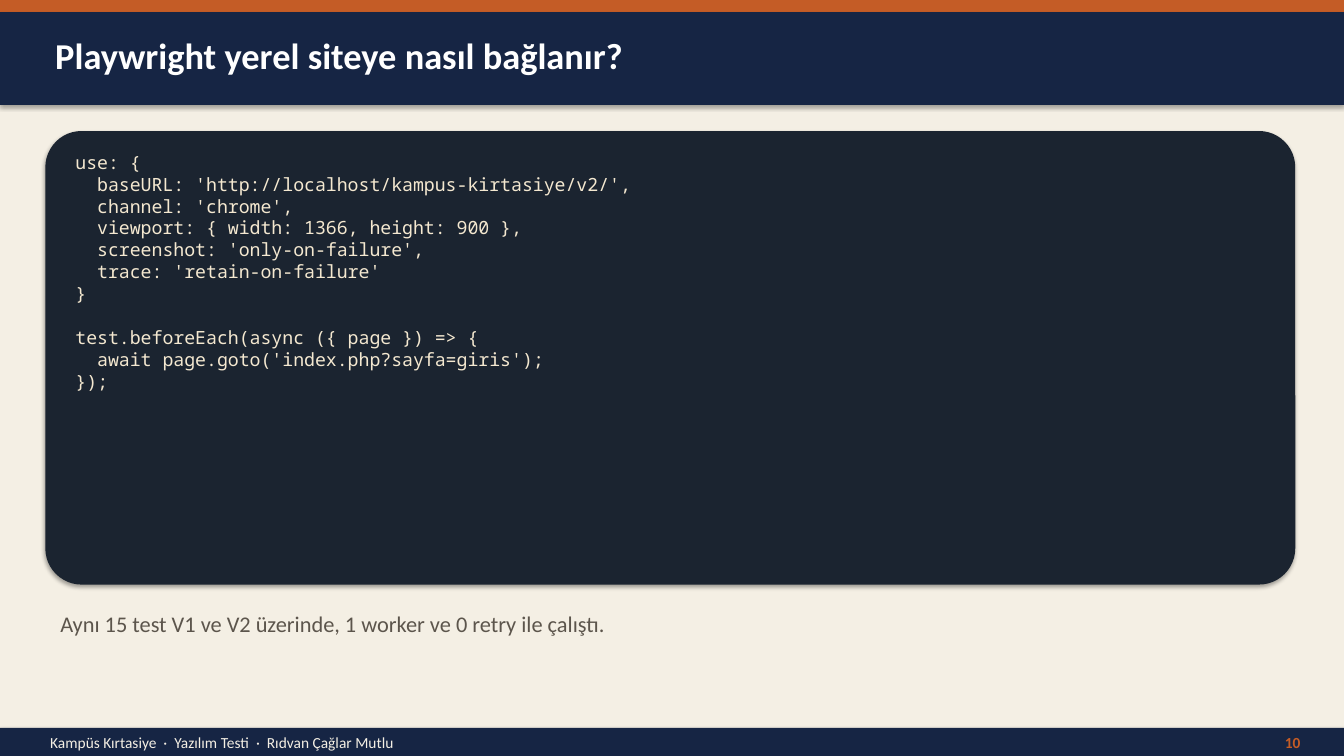
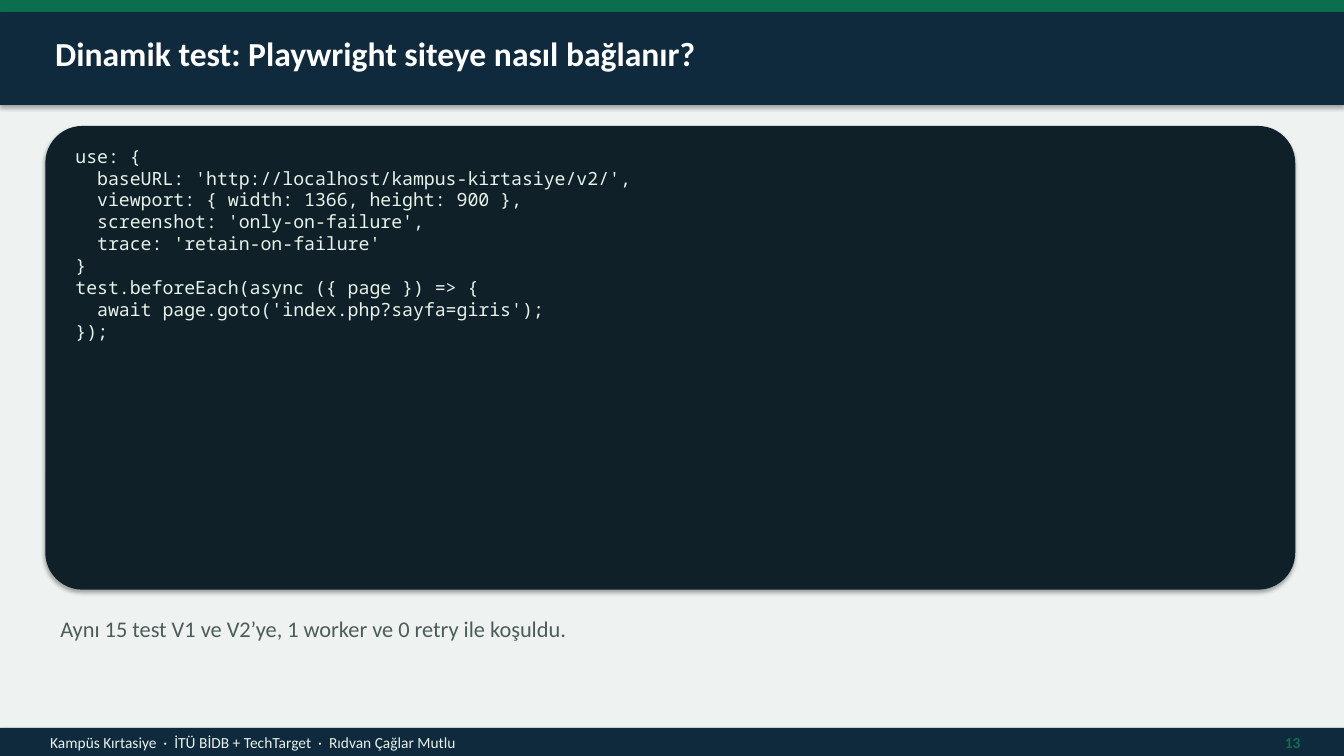
Before and after one commit to ridvancaglarmutlu/Veri-Taban-Projesi-, a slide deck: slide 13 of Kampus_Kirtasiye_Yazilim_Testi_Sunumu.pptx (slide 10 before the commit). Drawn at 1344x756 pixels with LibreOffice and Linux fonts; fonts in the diff are those of the drawing. Boxes give left, top, right and bottom in pixels: in the first picture for what was removed or moved away, otherwise in the second. Text is boxed around its words. In the diff, an @@ line names an element or a change of style, - is before the commit and + after.

```diff
--- a/Kampus_Kirtasiye_Yazilim_Testi_Sunumu.pptx
+++ b/Kampus_Kirtasiye_Yazilim_Testi_Sunumu.pptx
@@ rectangle at [0, 0, 1344, 756]: fill #F4EFE4 to #EEF3F1 @@
@@ rectangle at [0, 0, 1344, 12]: fill #C45C26 to #0B6E4F @@
@@ rectangle at [0, 12, 1344, 105]: fill #162544 to #0F2A3D @@
@@ text at [55, 42, 695, 72]: text changed; size 26 to 24 pt @@
-Playwright yerel siteye nasıl bağlanır?
+Dinamik test: Playwright siteye nasıl bağlanır?
@@ rounded rectangle: place and size @@
-rounded rectangle at [45, 131, 1296, 585]
+rounded rectangle at [45, 126, 1296, 590]
@@ rounded rectangle at [45, 126, 1296, 590]: fill #1B2430 to #102029 @@
@@ text at [75, 153, 631, 321]: text changed; text colour #F4E8D0 to #E7F3EA @@
-use: {
-baseURL: 'http://localhost/kampus-kirtasiye/v2/',
-channel: 'chrome',
-viewport: { width: 1366, height: 900 },
-screenshot: 'only-on-failure',
-trace: 'retain-on-failure'
-}
-test.beforeEach(async ({ page }) => {
-await page.goto('index.php?sayfa=giris');
-});
+use: {
+baseURL: 'http://localhost/kampus-kirtasiye/v2/',
+viewport: { width: 1366, height: 900 },
+screenshot: 'only-on-failure',
+trace: 'retain-on-failure'
+}
+test.beforeEach(async ({ page }) => {
+await page.goto('index.php?sayfa=giris');
+});
@@ text at [60, 621, 566, 641]: text changed; text colour #5C554C to #4D5C58 @@
-Aynı 15 test V1 ve V2 üzerinde, 1 worker ve 0 retry ile çalıştı.
+Aynı 15 test V1 ve V2’ye, 1 worker ve 0 retry ile koşuldu.
@@ rectangle at [0, 728, 1344, 756]: fill #162544 to #0F2A3D @@
@@ text at [50, 735, 455, 751]: text changed; text colour #F4EFE4 to #E7F3EA @@
-Kampüs Kırtasiye · Yazılım Testi · Rıdvan Çağlar Mutlu
+Kampüs Kırtasiye · İTÜ BİDB + TechTarget · Rıdvan Çağlar Mutlu
@@ text at [1285, 738, 1301, 748]: text changed; text colour #C45C26 to #0B6E4F @@
-10
+13
```
Also in this commit, not shown: 4 other slides changed, 17 slides added, 18 slides removed, 17 other files.
